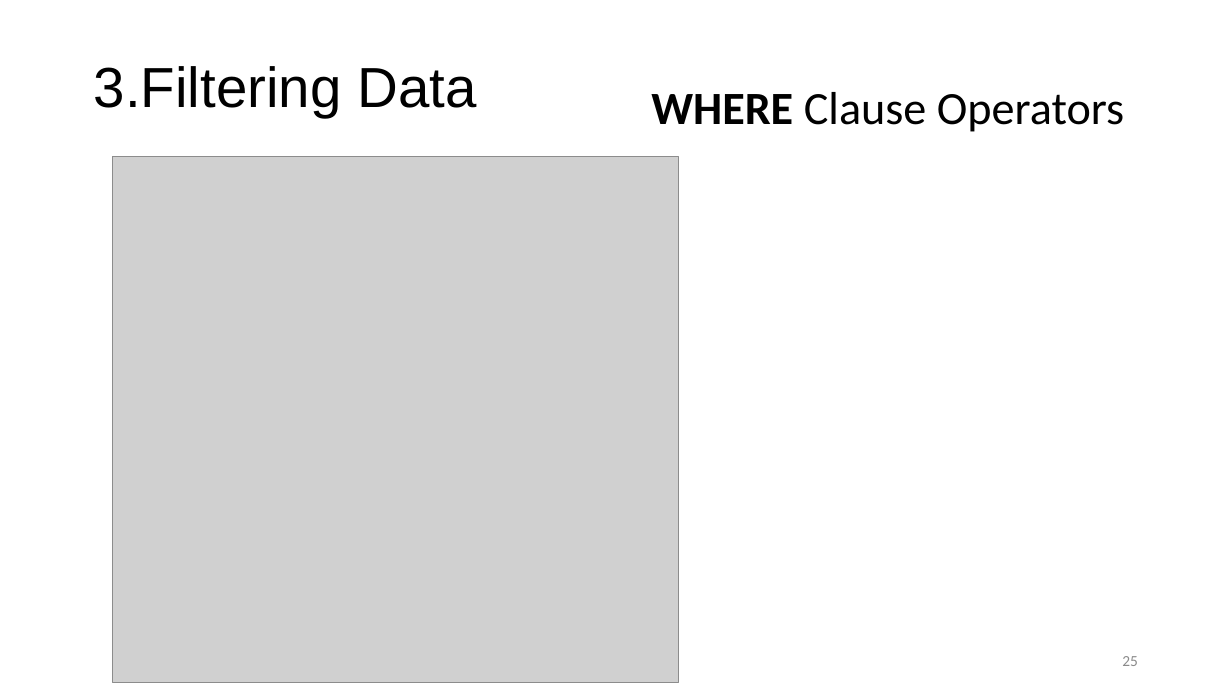
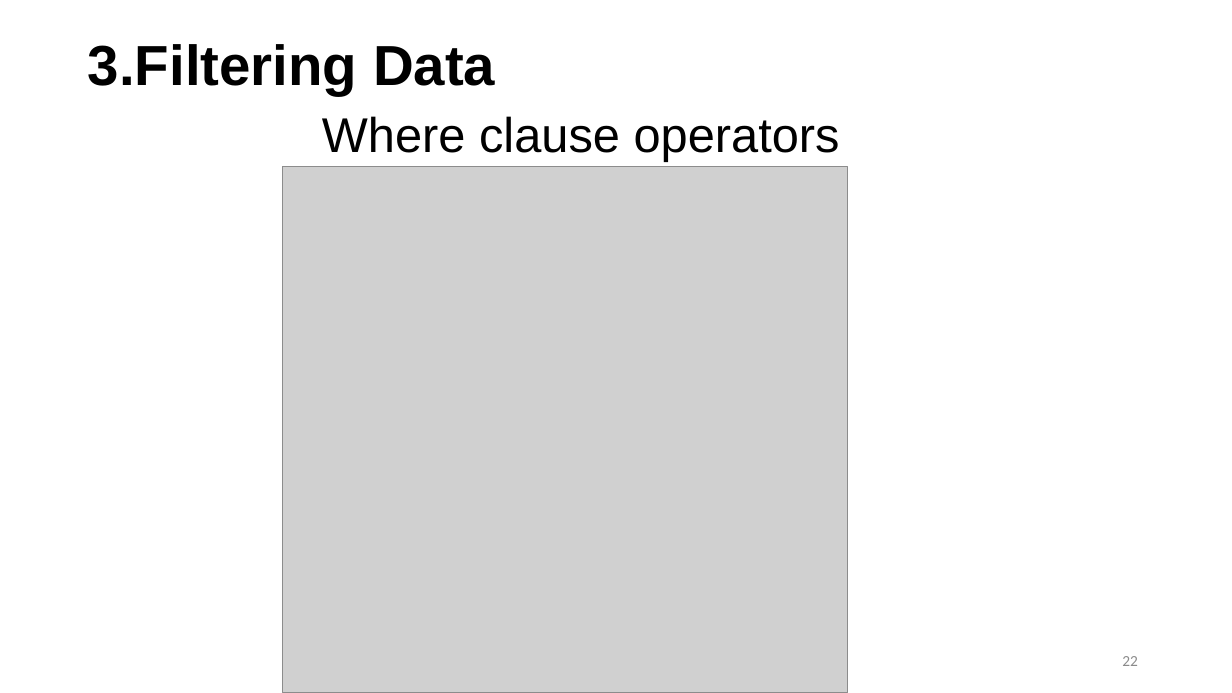
Before and after one commit to hgao62/sql_tutorial, a slide deck: slide 22 of SQL_PPT_2025.pptx (slide 25 before the commit). Drawn at 1232x693 pixels with LibreOffice and Linux fonts; fonts in the diff are those of the drawing; grey boxes stand for pictures. Boxes give left, top, right and bottom in pixels: in the first picture for what was removed or moved away, otherwise in the second. Text is boxed around its words. In the diff, an @@ line names an element or a change of style, - is before the commit and + after.

```diff
--- a/SQL_PPT_2025.pptx
+++ b/SQL_PPT_2025.pptx
@@ title "3.Filtering Data": place and size @@
-title "3.Filtering Data" at (94,66,476,118)
+title "3.Filtering Data" at (88,44,495,95)
@@ title "3.Filtering Data" at (88,44,495,95): bold on @@
@@ text at (322,116,840,161): text changed; size 36 to 38 pt; font Calibri to Arial @@
-WHERE Clause Operators
+Where clause operators
@@ picture: place and size @@
-picture at (113,156,678,683)
+picture at (283,166,848,693)
@@ page number at (1122,656,1138,666): text changed @@
-25
+22
```
Also in this commit, not shown: 75 other slides changed, 1 slide added, 9 slides removed, 2 other files.
